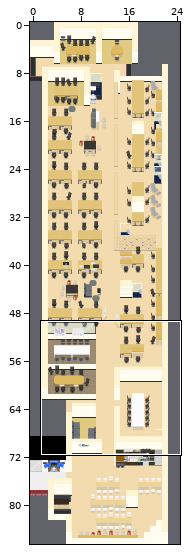
Level history. Tiled map (JSON): maps/Office.json. Above: a wide view before the commit, with the close-up outlined.
Close-up. As it was:
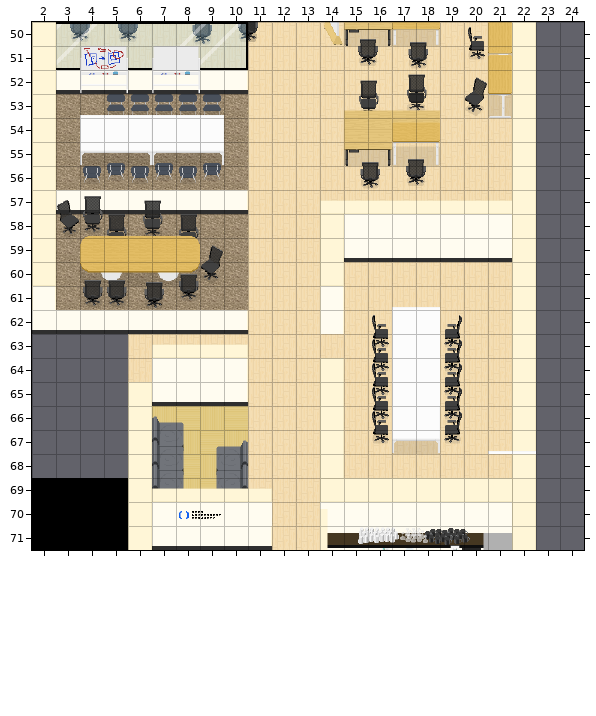
Cells are 32x32 px. Shown: x 2..24, y 50..71. The commit also changed other parts of the map, which this record leaves out.
After the commit:
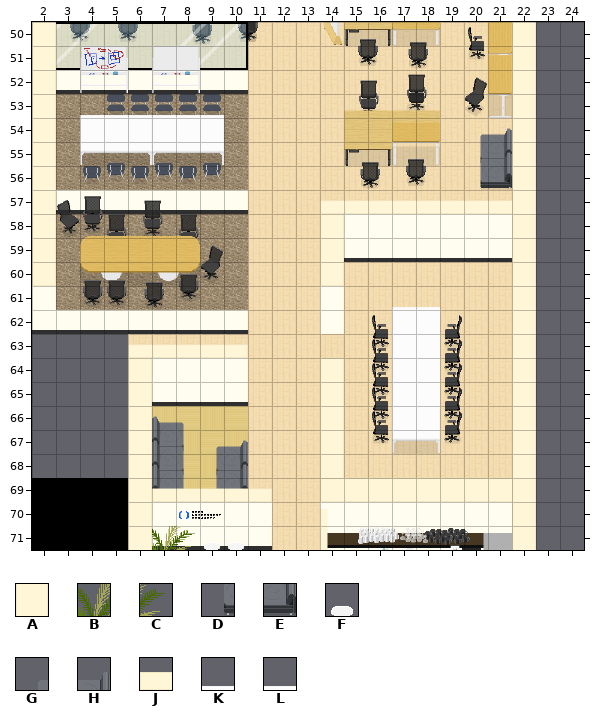
Key: from "Chunk 1": A 31, B 138, C 139, D 223, E 224, F 269, G 300, H 301, J 317, K 388, L 389.
_ is an empty cell.
Edits made:
Layer "belowFurniture":
y 71: x 7..10 ____ -> BCFF
Layer "furniture":
y 55..56: x 20..21 __ -> DE
Layer "aboveFurniture":
y 54..55: x 20..21 __ -> GH
Layer "Wallpaper Above player":
y 63: x 6 _ -> J
y 64: x 6 _ -> A
Layer "abovePlayer1":
y 67: x 21..22 KL -> __
